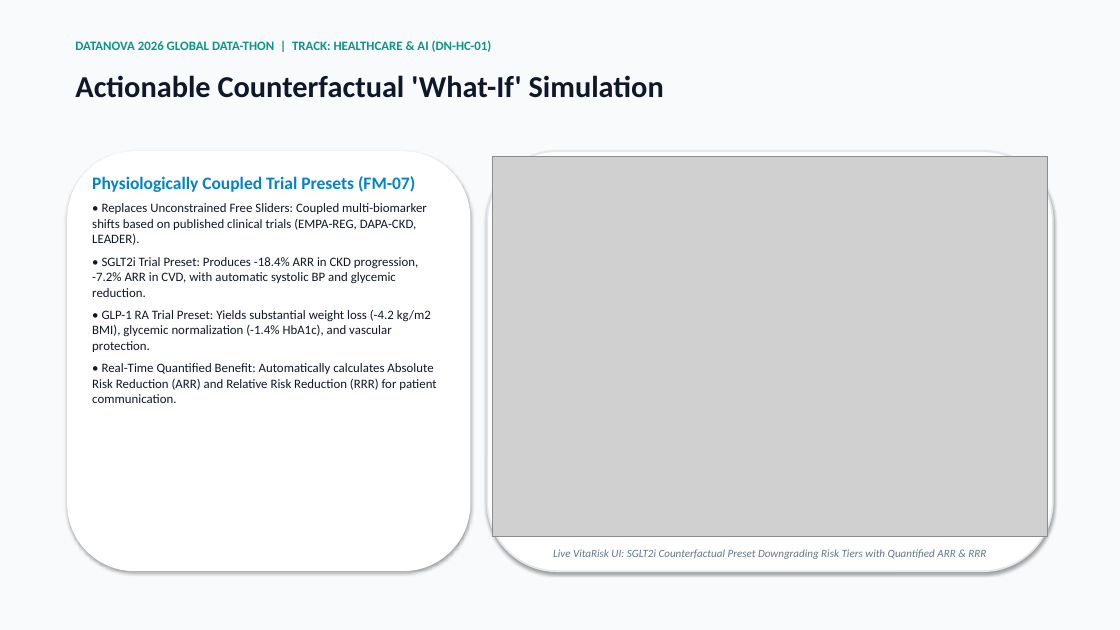
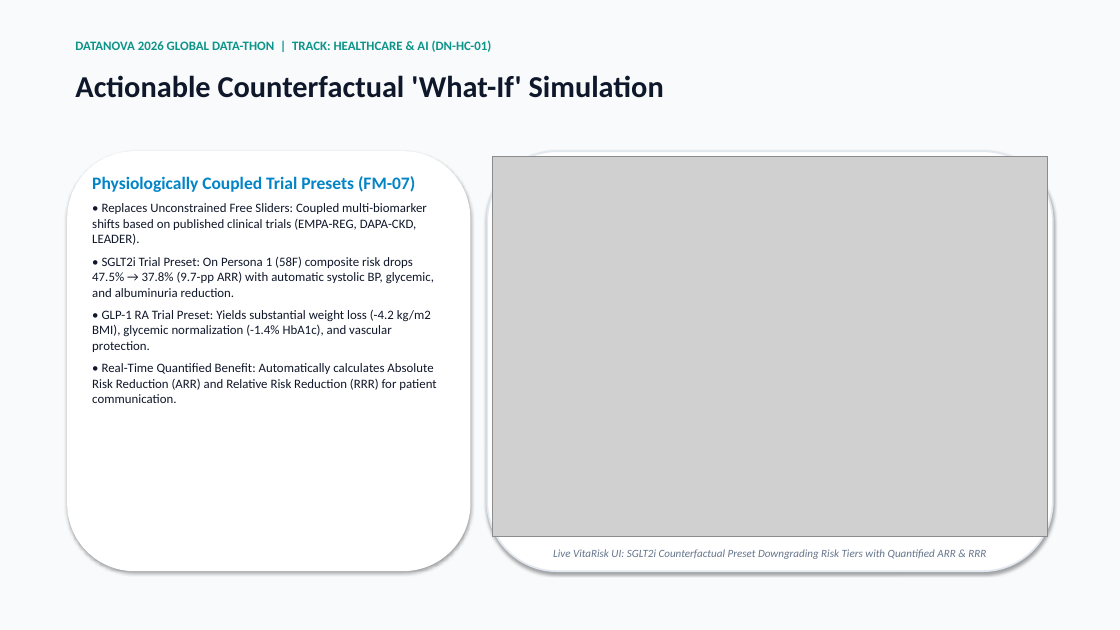
Before and after one commit to armageden/vitarisk-cds, a slide deck: slide 9 of presentation/VitaRisk_CDS_DataNova2026_Presentation.pptx. Drawn at 1120x630 pixels with LibreOffice and Linux fonts; fonts in the diff are those of the drawing; grey boxes stand for pictures. Boxes give left, top, right and bottom in pixels: in the first picture for what was removed or moved away, otherwise in the second. Text is boxed around its words. In the diff, an @@ line names an element or a change of style, - is before the commit and + after.

```diff
--- a/presentation/VitaRisk_CDS_DataNova2026_Presentation.pptx
+++ b/presentation/VitaRisk_CDS_DataNova2026_Presentation.pptx
@@ text at box(92, 257, 434, 297): text changed @@
-• SGLT2i Trial Preset: Produces -18.4% ARR in CKD progression, -7.2% ARR in CVD, with automatic systolic BP and glycemic reduction.
+• SGLT2i Trial Preset: On Persona 1 (58F) composite risk drops 47.5% → 37.8% (9.7-pp ARR) with automatic systolic BP, glycemic, and albuminuria reduction.
```
Also in this commit, not shown: 2 other slides changed, 21 other files.
